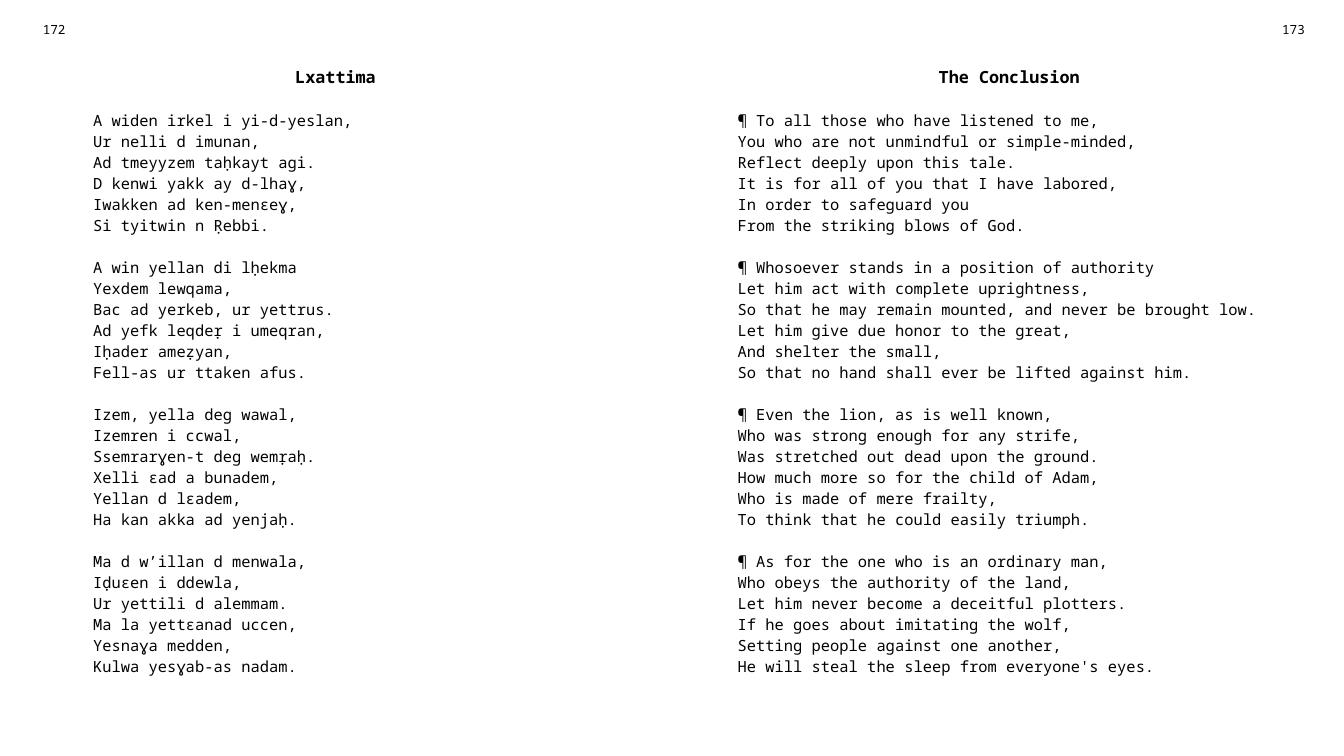
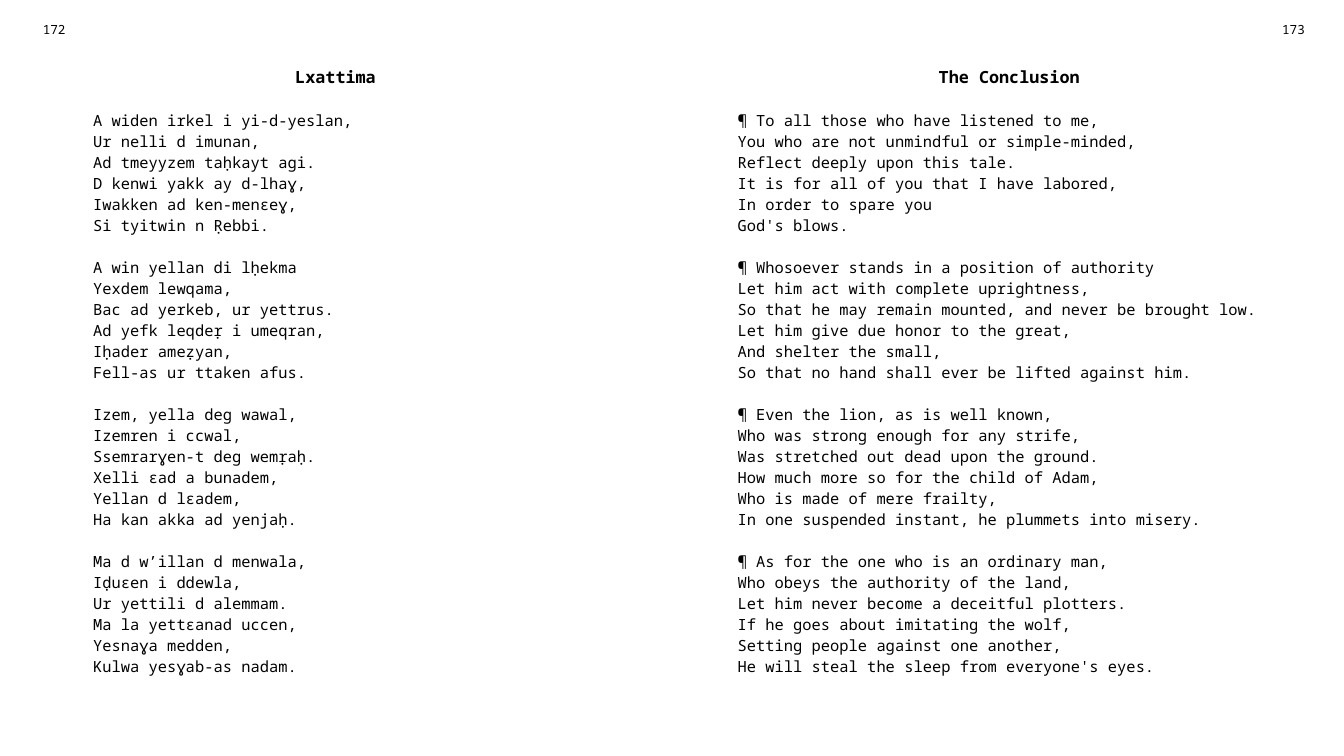
Before and after one commit to sferhah/tamacahut_n_wuccen, a slide deck: slide 84 of Uccen.ConsoleApp/uccen.eng.pptx. Drawn at 1344x756 pixels with LibreOffice and Linux fonts; fonts in the diff are those of the drawing. Boxes give left, top, right and bottom in pixels: in the first picture for what was removed or moved away, otherwise in the second. Text is boxed around its words. In the diff, an @@ line names an element or a change of style, - is before the commit and + after.

```diff
--- a/Uccen.ConsoleApp/uccen.eng.pptx
+++ b/Uccen.ConsoleApp/uccen.eng.pptx
@@ table at (32,16,1315,729) @@
-row 3, column 3: ¶ To all those who have listened to me, / You who are not unmindful or simple-minded, / Reflect deeply upon this tale. / It is for all of you that I have labored, / In order to safeguard you / From the striking blows of God. / ¶ Whosoever stands in a position of authority / Let him act with complete uprightness, / So that he may remain mounted, and never be brought low. / Let him give due honor to the great, / And shelter the small, / So that no hand shall ever be lifted against him. / ¶ Even the lion, as is well known, / Who was strong enough for any strife, / Was stretched out dead upon the ground. / How much more so for the child of Adam, / Who is made of mere frailty, / To think that he could easily triumph. / ¶ As for the one who is an ordinary man, / Who obeys the authority of the land, / Let him never become a deceitful plotters. / If he goes about imitating the wolf, / Setting people against one another, / He will steal the sleep from everyone's eyes.
+row 3, column 3: ¶ To all those who have listened to me, / You who are not unmindful or simple-minded, / Reflect deeply upon this tale. / It is for all of you that I have labored, / In order to spare you / God's blows. / ¶ Whosoever stands in a position of authority / Let him act with complete uprightness, / So that he may remain mounted, and never be brought low. / Let him give due honor to the great, / And shelter the small, / So that no hand shall ever be lifted against him. / ¶ Even the lion, as is well known, / Who was strong enough for any strife, / Was stretched out dead upon the ground. / How much more so for the child of Adam, / Who is made of mere frailty, / In one suspended instant, he plummets into misery. / ¶ As for the one who is an ordinary man, / Who obeys the authority of the land, / Let him never become a deceitful plotters. / If he goes about imitating the wolf, / Setting people against one another, / He will steal the sleep from everyone's eyes.
```
Also in this commit, not shown: 3 other files.
